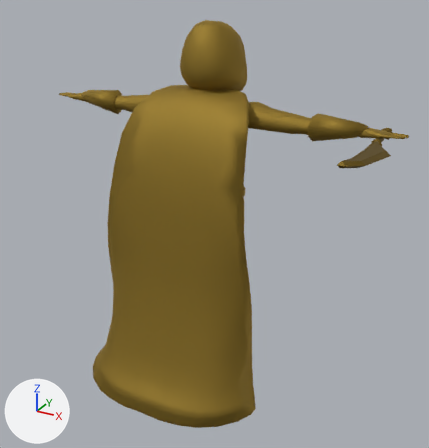
The Blender file Assets/3D/Models/Characters/RogueCharacter.blend as it was, and as the next commit left it.
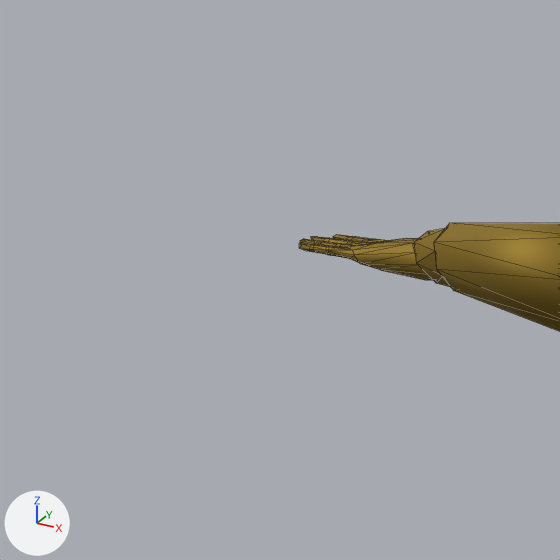
Old and new are each drawn whole from a 50 mm camera at (1.283, -2.295, 1.976) aimed at (0.109, -0.16, 0.909) and again close up on the part from 0% to 26% of the width and 10% to 35% of the height. The axes (+X, +Y, +Z) are drawn at lower left. The lights are the same throughout. The close-ups show mesh edges as thin lines.

Objects in the first close-up: 'Bracelets', 'RogueBody'.
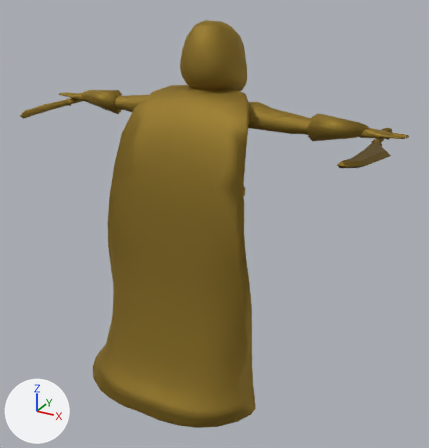
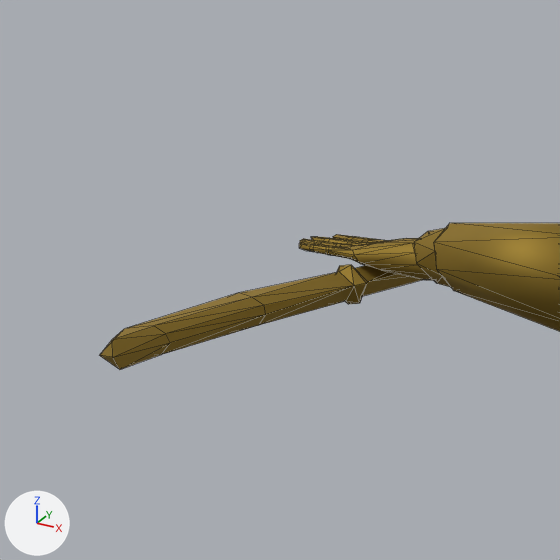
What differs and where, as boxes (x1, y1, x2, y2) in the close-ups (560 x 560 px):
'Cuchillo.001', added (brown): after (100, 265, 423, 369)

The change in detail:
Mesh me_sphere_006 is new.
It has 49 vertices, 94 faces and spans x -0.842..-0.72, y -0.42..0.139, z 1.322..1.371.
It uses material mat_material_002 (its picture is missing).
Object 'Cuchillo.001' (ob_cuchillo_001) is new; it shows me_sphere_006.
Its location is (0.0, 0.0, 0.0).
